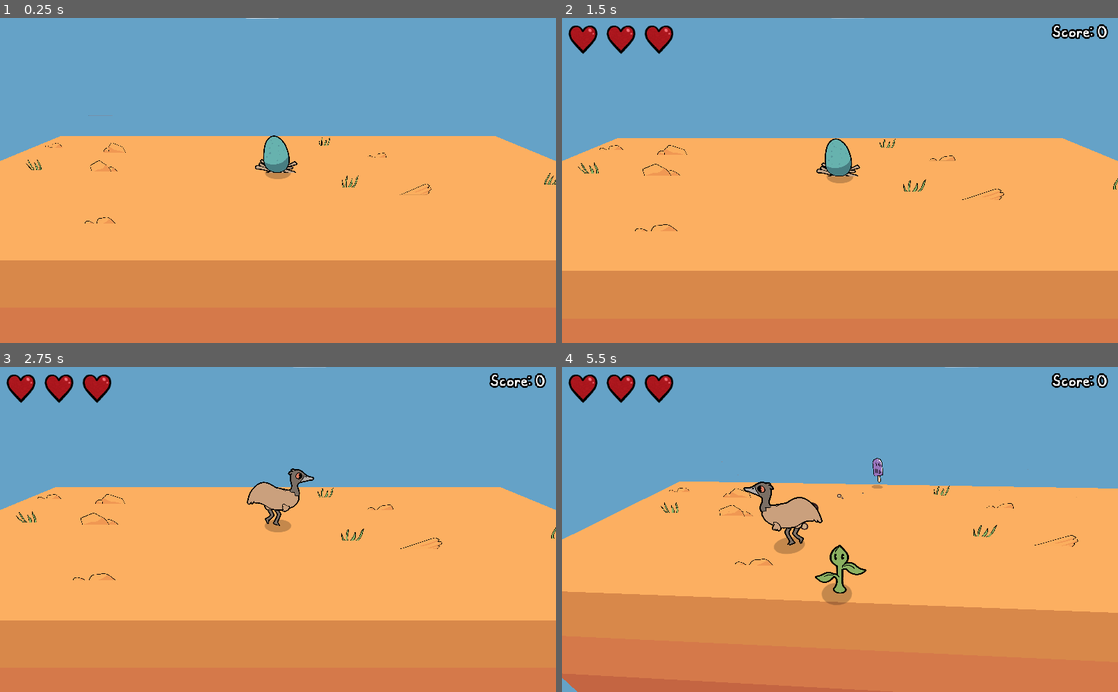
Above: before the commit, frames 1-4 (two rows, left to right).
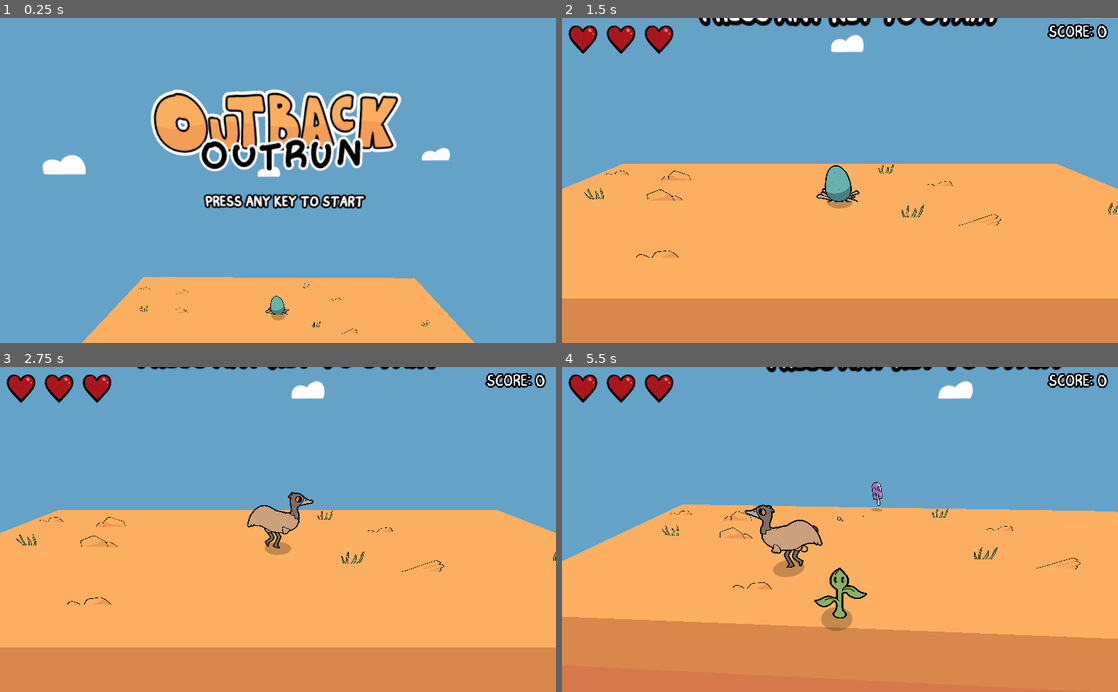
Above: after the commit, the same moments.

Repository: RonanSandoval/Games-Den-Quick
Game: Godot game, scene res://Scenes/Main Scene.tscn
The game is run twice, just before and just after one commit, with the same random seed, the same clock (stepped at 60 frames per second) and the same inputs. The engine's default icon, where the game draws it, is replaced by a stand-in: a white triangle on a blue panel in a dark square.
Inputs:
- Up to frame 1 (0.25 s): no input
- Up to frame 2 (1.5 s): tap Enter at 0.5 s; hold D (move_right) 0.53-1.28 s; hold S (move_down) from 1.28 s (still down)
- Up to frame 3 (2.75 s): release S (move_down) at 2.03 s; hold D (move_right) from 2.03 s (still down)
- Up to frame 4 (5.5 s): release D (move_right) at 2.78 s; hold Up (move_up) 2.78-3.53 s; hold Left (move_left) 3.53-5.03 s; hold S (move_down) from 5.03 s (still down)

The runs differ from the first frame. In frame 1, 68% of the frame differs, in the area x 0-100%, y 0-100%; in frame 2, 19%; in frame 3, 17%; in frame 4, 19%.

Commit message:
Title Screen

Diff:
--- a/Scenes/Main Scene.tscn
+++ b/Scenes/Main Scene.tscn
@@ -9,6 +9,7 @@
 [ext_resource path="res://Scripts/GameController.gd" type="Script" id=7]
 [ext_resource path="res://Sprites/cloud.png" type="Texture" id=8]
 [ext_resource path="res://Sprites/emu_song.wav" type="AudioStream" id=9]
+[ext_resource path="res://Sprites/title.png" type="Texture" id=10]
 
 [sub_resource type="PlaneMesh" id=1]
 
@@ -164,3 +165,7 @@
 [node name="AudioStreamPlayer" type="AudioStreamPlayer" parent="."]
 stream = ExtResource( 9 )
 autoplay = true
+
+[node name="Title" type="Sprite3D" parent="."]
+transform = Transform( 1, 0, 0, 0, 1, 0, 0, 0, 1, 0, 13, -5 )
+texture = ExtResource( 10 )
--- /dev/null
+++ b/Scenes/Spider.tscn
@@ -0,0 +1,49 @@
+[gd_scene load_steps=9 format=2]
+
+[ext_resource path="res://Sprites/nettle_1.png" type="Texture" id=1]
+[ext_resource path="res://Sprites/nettle_2.png" type="Texture" id=2]
+[ext_resource path="res://Sprites/dust1.png" type="Texture" id=3]
+[ext_resource path="res://Scripts/EnemyController.gd" type="Script" id=4]
+
+[sub_resource type="BoxShape" id=3]
+margin = 0.001
+extents = Vector3( 0.5, 0.5, 0.2 )
+
+[sub_resource type="SpriteFrames" id=6]
+animations = [ {
+"frames": [ ExtResource( 2 ) ],
+"loop": true,
+"name": "adult",
+"speed": 5.0
+}, {
+"frames": [ ExtResource( 1 ) ],
+"loop": true,
+"name": "baby",
+"speed": 5.0
+} ]
+
+[sub_resource type="QuadMesh" id=4]
+
+[sub_resource type="SpatialMaterial" id=5]
+flags_transparent = true
+albedo_color = Color( 0, 0, 0, 0.431373 )
+albedo_texture = ExtResource( 3 )
+
+[node name="Spider" type="Area" groups=["Enemy"]]
+transform = Transform( 1, 0, 0, 0, 1, 0, 0, 0, 1, 0, 1.5, 0 )
+script = ExtResource( 4 )
+
+[node name="CollisionShape" type="CollisionShape" parent="."]
+shape = SubResource( 3 )
+
+[node name="AnimatedSprite3D" type="AnimatedSprite3D" parent="."]
+transform = Transform( 1.5, 0, 0, 0, 1.5, 0, 0, 0, 1, 0, 0, 0 )
+pixel_size = 0.002
+frames = SubResource( 6 )
+animation = "baby"
+
+[node name="Shadow" type="MeshInstance" parent="."]
+transform = Transform( 1.5, 0, 0, 0, -6.55671e-08, 1, 0, -1.5, -4.37114e-08, 0, -1.49, 0 )
+mesh = SubResource( 4 )
+skeleton = NodePath("")
+material/0 = SubResource( 5 )
--- a/Scripts/CameraController.gd
+++ b/Scripts/CameraController.gd
@@ -1,7 +1,7 @@
 extends Camera
 
 var angle = 0
-var mode = 3
+var mode = 1
 var side = 1
 
 onready var my_player = get_node("../Player")
@@ -21,6 +21,13 @@
 		if angle == 2 * PI:
 			angle = 0
 
+	if mode == 1:
+		look_at(Vector3(0,12,5), Vector3(0,1,0))
+		translation.x = lerp(translation.x, sin(angle / 2) * 2, delta * 4)
+		translation.z = lerp(translation.z, 20, delta * 4)
+		translation.y = lerp(translation.y, (sin(angle) / 2) + 20, delta * 4)
+		angle += delta
+
 	# lerp rotate to side
 	elif mode == 2:
 		angle = lerp(angle, side * PI, delta * 4)
@@ -34,6 +41,7 @@
 		#look_at(my_player.translation, Vector3(0,1,0))
 		translation.x = lerp(translation.x, my_player.translation.x / 1.5, delta * 4)
 		translation.z = lerp(translation.z, (my_player.translation.z / 2) + 9, delta * 4)
+		translation.y = lerp(translation.y, 5, delta * 4)
 		rotation.y = -translation.x / 50
 
 
--- a/Scripts/EnemySpawnerController.gd
+++ b/Scripts/EnemySpawnerController.gd
@@ -11,7 +11,9 @@
 onready var my_game = get_node("../GameController")
 
 const GAME_SPEED = 2
-const SPAWN_SPEED = [1]
+const ROUND_SPEED = [5, 4]
+const ROUND_TYPE = [[0], [1]]
+const ROUND_LENGTH = [20]
 
 # Called when the node enters the scene tree for the first time.
 func _ready():
--- a/Scripts/GameController.gd
+++ b/Scripts/GameController.gd
@@ -2,15 +2,17 @@
 
 onready var parent = get_parent()
 onready var my_nature = get_node("../NatureSpawner")
+onready var my_camera = get_node("../Camera")
 
 # Declare member variables here. Examples:
 var game_state = 0
 
-var counter = 2;
+var counter = 1;
 
 # Called when the node enters the scene tree for the first time.
 func _ready():
 	my_nature.generate(10)
+	my_camera.mode = 1
 	pass # Replace with function body.
 
 
@@ -20,6 +22,7 @@
 		counter -= delta
 		if counter < 0:
 			print("ready for next game")
+			my_camera.mode = 1
 			game_state = 0
 			my_nature.reset()
 			my_nature.generate(10)
@@ -29,4 +32,5 @@
 		if event.pressed:
 			print("start game")
 			game_state = 1
-			counter = 3
+			counter = 1
+			my_camera.mode = 3
--- a/Scripts/InterfaceController.gd
+++ b/Scripts/InterfaceController.gd
@@ -15,9 +15,9 @@
 # Called every frame. 'delta' is the elapsed time since the previous frame.
 func _process(delta):
 	if my_game.game_state != 0:
-		my_points.bbcode_text = "[right]Score: " + str(my_player.points) + " [/right]"
+		my_points.bbcode_text = "[right]SCORE: " + str(my_player.points) + " [/right]"
 	elif my_player.high_score > 0:
-		my_points.bbcode_text = "[right]High Score: " + str(my_player.high_score) + " [/right]"
+		my_points.bbcode_text = "[right]HIGH SCORE: " + str(my_player.high_score) + " [/right]"
 	else:
 		my_points.bbcode_text = ""
 	my_hearts[0].visible = my_player.health > 0
Not shown, added: Exports/html/OutbackOutrun.apple-touch-icon.png.import
Not shown, added: Exports/html/OutbackOutrun.icon.png.import
Not shown, added: Exports/html/OutbackOutrun.png.import
Not shown: 1 places in Scenes/Main Scene.tscn that only renumber resources
Binary file added: Sprites/title.png
Not shown, added: Sprites/title.png.import
Not shown, added: export_presets.cfg
Not shown, added: Exports/OutbackOutrun.exe
Not shown, added: Exports/OutbackOutrun.pck
Not shown, added: Exports/html/OutbackOutrun.apple-touch-icon.png
Not shown, added: Exports/html/OutbackOutrun.audio.worklet.js
Not shown, added: Exports/html/OutbackOutrun.icon.png
(and 6 more such lines)
